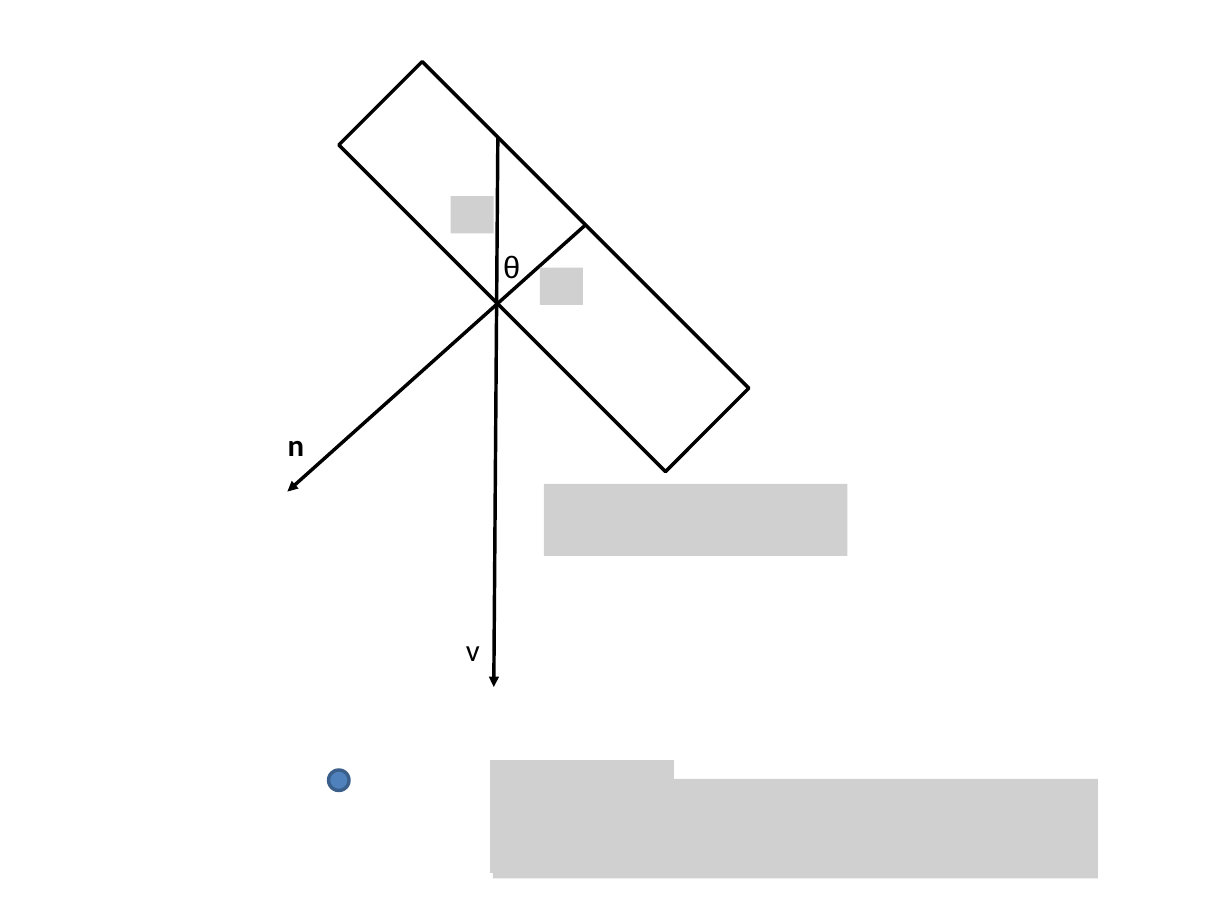
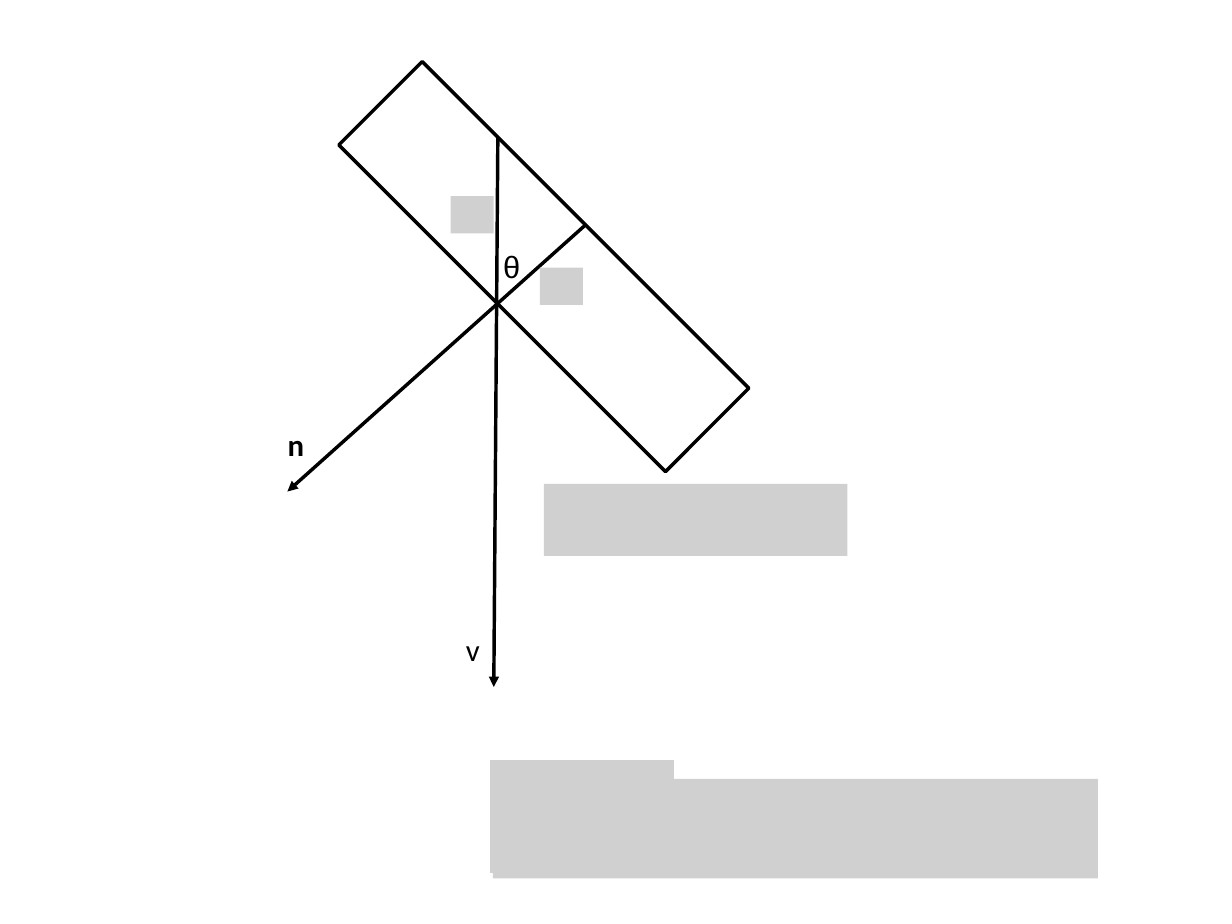
Before and after one commit to marcosvanella/fig, a slide deck: slide 1 of smv/figures/iso_setup.pptx. Drawn at 1232x924 pixels with LibreOffice and Linux fonts; fonts in the diff are those of the drawing; grey boxes stand for pictures. Boxes give left, top, right and bottom in pixels: in the first picture for what was removed or moved away, otherwise in the second. Text is boxed around its words. In the diff, an @@ line names an element or a change of style, - is before the commit and + after.

Commit message:
add figure for setting up isosurface drawing

```diff
--- a/smv/figures/iso_setup.pptx
+++ b/smv/figures/iso_setup.pptx
@@ ellipse removed at bbox=[329, 770, 350, 791] @@
```
